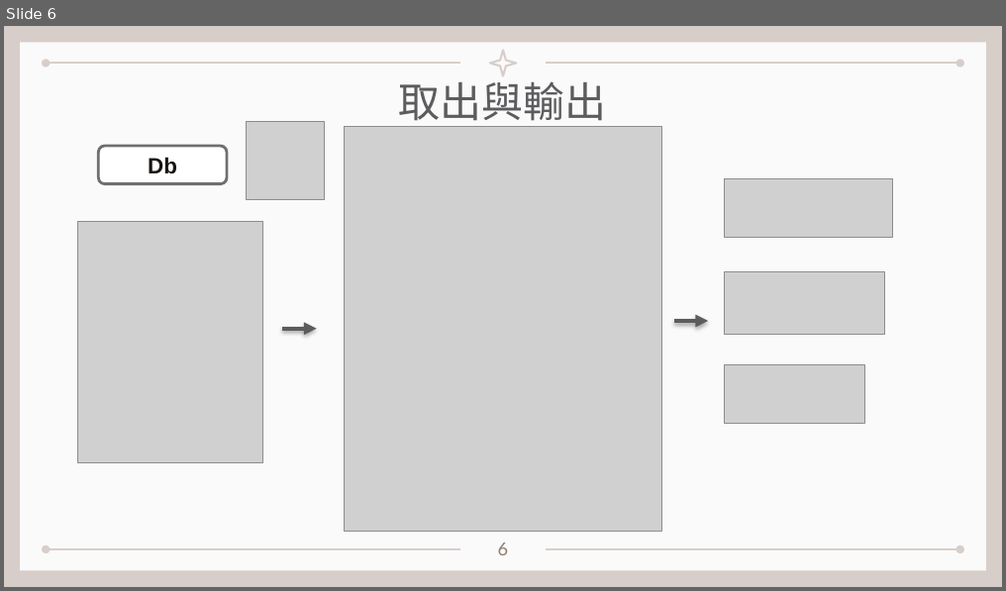
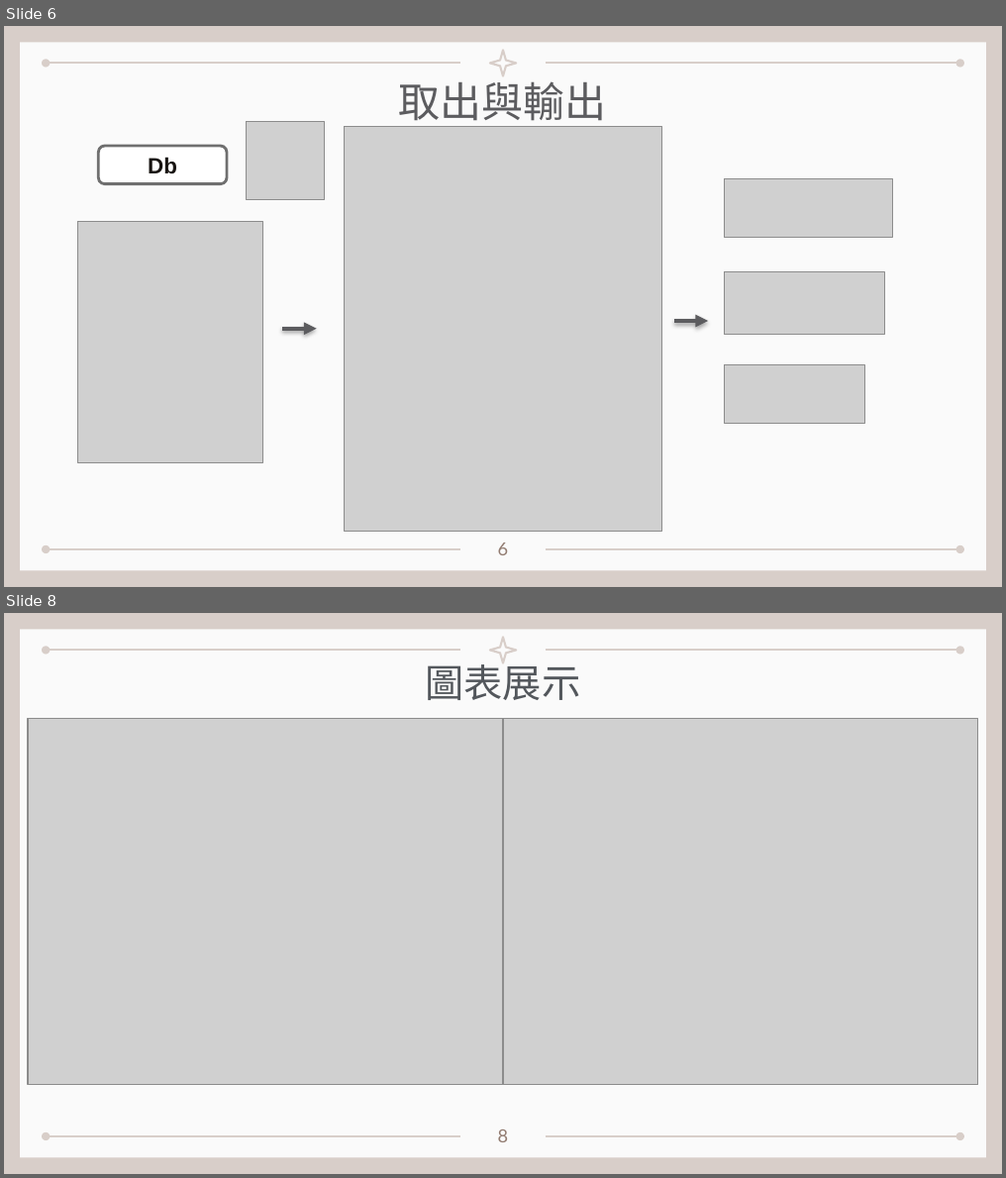
Before and after one commit to kionce57/Taiwan_Job_Market_Analysis, a slide deck: 程式介紹與展示.pptx. Shown one above the other, each under a label of ours: slide 6 before the commit, slides 6 and 8 after it; the slides between them are not shown. The pictures are 1006x591 and 1006x1178 pixels, drawn with LibreOffice and Linux fonts; fonts in the diff are those of the drawing; grey boxes stand for pictures. Boxes give left, top, right and bottom in pixels: in the first picture for what was removed or moved away, otherwise in the second. Text is boxed around its words. In the diff, an @@ line names an element or a change of style, - is before the commit and + after.

```diff
--- a/程式介紹與展示.pptx
+++ b/程式介紹與展示.pptx
@@ slide 8 added at (4,613,1002,1174), background #D8CEC9; not listed: 6 template elements that a slide beside it also shows @@
@@ text added at (426,658,581,700), 28 pt, text gradient #53575C to #C5C7CA @@
+圖表展示
@@ picture added at (28,719,503,1085) @@
@@ picture added at (503,719,978,1085) @@
@@ page number added at (498,1130,509,1143), 13 pt, text #927C71 @@
+8
```
Also in this commit, not shown: 1 slide changed, 2 other files.
